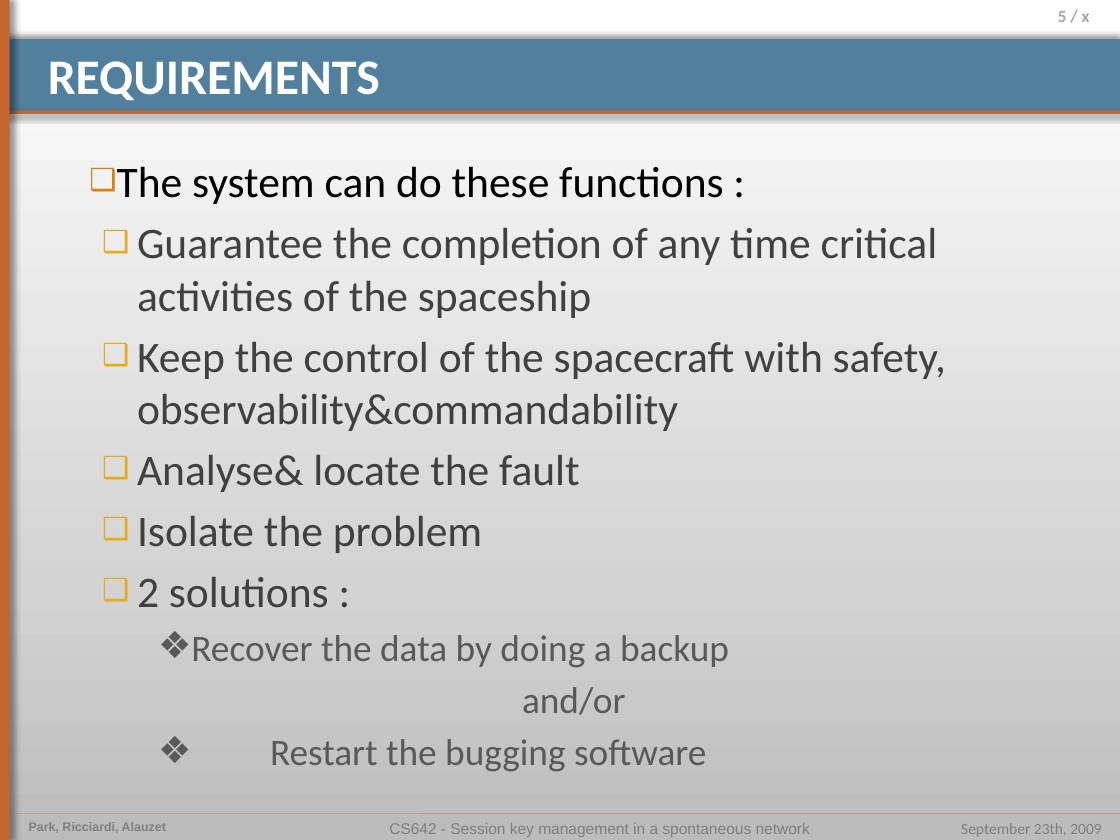
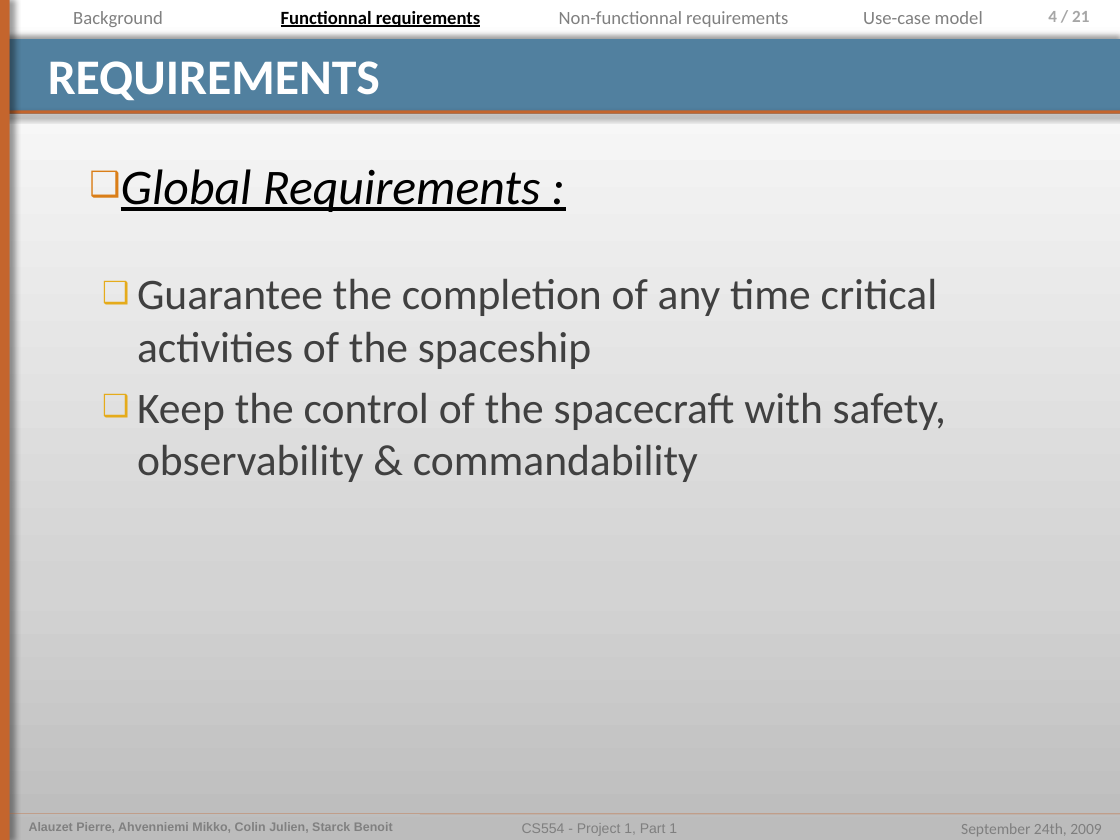
Before and after one commit to pierrealauzet/euroteam, a slide deck: slide 4 of Project 1/CS554_EuroTeam_Proposal.pptx (slide 5 before the commit). Drawn at 1120x840 pixels with LibreOffice and Linux fonts; fonts in the diff are those of the drawing. Boxes give left, top, right and bottom in pixels: in the first picture for what was removed or moved away, otherwise in the second. Text is boxed around its words. In the diff, an @@ line names an element or a change of style, - is before the commit and + after.

```diff
--- a/Project 1/CS554_EuroTeam_Proposal.pptx
+++ b/Project 1/CS554_EuroTeam_Proposal.pptx
@@ text added at box(73, 11, 163, 27), 12 pt, text #808080 @@
+Background
@@ text added at box(281, 11, 480, 27), 12 pt, text #000000, bold, underline @@
+Functionnal requirements
@@ text added at box(559, 11, 788, 27), 12 pt, text #808080 @@
+Non-functionnal requirements
@@ text added at box(863, 11, 983, 24), 12 pt, text #808080 @@
+Use-case model
@@ page number at box(1048, 11, 1089, 22): text changed @@
-5 / x
+4 / 21
@@ text at box(121, 169, 541, 212): text changed; size 28 to 32 pt; italic on @@
-❑ The system can do these functions :
+❑ Global Requirements :
@@ text at box(137, 393, 946, 482): text changed @@
-  ❑ Keep the control of the spacecraft with safety, observability&commandability
-  ❑ Analyse& locate the fault
-  ❑ Isolate the problem
-  ❑ 2 solutions :
-    ❖ Recover the data by doing a backup
-    and/or
-    ❖ Restart the bugging software
+  ❑ Keep the control of the spacecraft with safety, observability & commandability
@@ text at box(29, 822, 393, 832): text changed @@
-Park, Ricciardi, Alauzet
+Alauzet Pierre, Ahvenniemi Mikko, Colin Julien, Starck Benoit
@@ text at box(522, 823, 677, 836): text changed; size 10 to 9 pt @@
-CS642 - Session key management in a spontaneous network
+CS554 - Project 1, Part 1
@@ text at box(961, 823, 1101, 836): text changed @@
-September 23th, 2009
+September 24th, 2009
```
Also in this commit, not shown: 14 other slides changed, 6 slides added, 2 slides removed, 8 other files.
